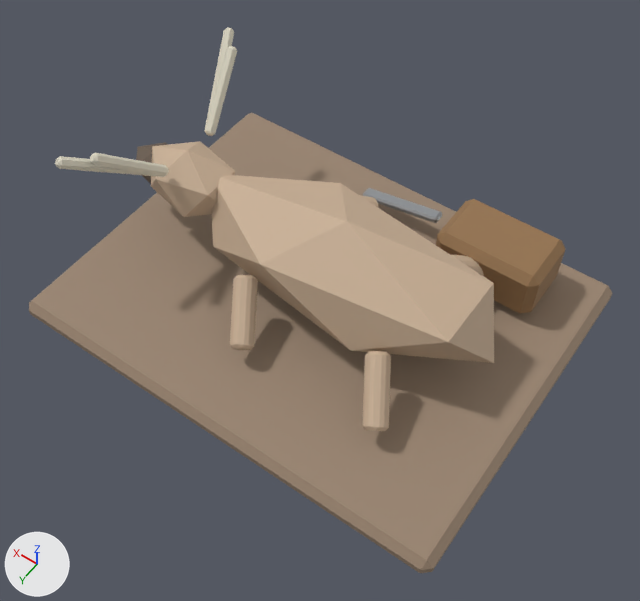
A saved change to the glTF model public/assets/harthmere/glb/gathering_nodes/deer_hunting_trail/deer_hunting_trail.glb.
One viewpoint serves both versions: a 50 mm camera at (-1.8, 2.54, 4.03) aimed at (-0.12, 0.19, 0.34). Arrows for +X, +Y and +Z are at lower left; the lights stay in place. The first picture is the older version. Vertices at exactly the same position are counted once.

The scene before the commit, as lines of its bpy script (objects in view):
```python
me_mesh_0 = bpy.data.meshes.new('Mesh_0')
me_mesh_0.from_pydata(...)  # 388 vertices, 720 faces; spans x 0.0..16383.0, y -12619.0..0.0, z 0.0..6381.0
# faces by material slot: [360, 44, 208, 20, 44, 44]
me_mesh_0.materials.append(mat_deer_hunting_trail_accent)  # beige #c8af95
me_mesh_0.materials.append(mat_deer_hunting_trail_base)  # brown #99846f
me_mesh_0.materials.append(mat_deer_hunting_trail_bone)  # pale yellow #ddd7c4
me_mesh_0.materials.append(mat_deer_hunting_trail_dark)  # brown #665849
me_mesh_0.materials.append(mat_deer_hunting_trail_metal)  # grey #a2a6aa
me_mesh_0.materials.append(mat_deer_hunting_trail_wood)  # brown #95734d
ob_mesh_0 = bpy.data.objects.new('Mesh_0', me_mesh_0)
ob_mesh_0.location = (-1.325, 1.025, 0.0)
ob_mesh_0.scale = (0.000162, 0.000162, 0.000162)
```
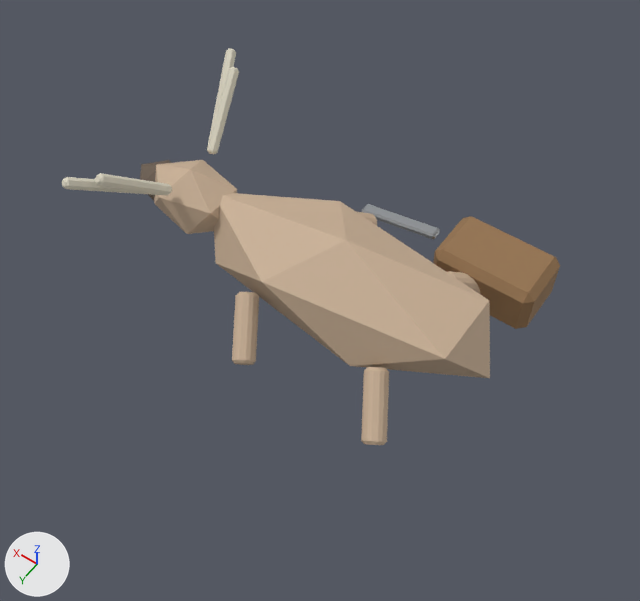
What differs and where, as boxes [x1, y1, x2, y2] in the pictures (640 x 601 px; the box of a moved part takes in the faces that stretch with it):
'Mesh_0', reshaped, moved, rescaled (15% narrower, 27% shorter)
    before: [29, 28, 613, 574]
    after: [62, 48, 560, 445]
part 1 of me_mesh_0, added (beige)
    after: [214, 193, 490, 378]
part 2 of me_mesh_0, added (beige)
    after: [154, 160, 237, 234]
part 3 of me_mesh_0, moved or reshaped
    before: [451, 255, 484, 276]
    after: [447, 271, 480, 294]
part 4 of me_mesh_0, moved or reshaped (mostly hidden)
    before: [360, 195, 379, 208]
    after: [357, 212, 377, 225]
part 5 of me_mesh_0, added
    after: [140, 160, 171, 201]
part 6 of me_mesh_0, added (beige)
    after: [361, 367, 389, 445]
part 7 of me_mesh_0, added (beige)
    after: [232, 292, 259, 365]
part 8 of me_mesh_0, added (pale yellow)
    after: [208, 67, 239, 154]
part 9 of me_mesh_0, added (pale yellow)
    after: [95, 173, 172, 195]
part 10 of me_mesh_0, added (pale yellow)
    after: [207, 48, 236, 155]
part 11 of me_mesh_0, added (pale yellow)
    after: [62, 177, 168, 196]
part 12 of me_mesh_0, added
    after: [362, 204, 440, 239]
part 13 of me_mesh_0, added (brown)
    after: [433, 216, 560, 329]
part 14 of me_mesh_0, deleted (beige)
    before: [362, 351, 391, 431]
part 15 of me_mesh_0, deleted (pale yellow)
    before: [55, 156, 164, 177]
part 16 of me_mesh_0, deleted (pale yellow)
    before: [90, 153, 169, 177]
part 17 of me_mesh_0, deleted
    before: [363, 188, 442, 223]
part 18 of me_mesh_0, deleted
    before: [136, 142, 168, 184]
part 19 of me_mesh_0, deleted
    before: [29, 28, 613, 574]

Patch to the scene script:
```diff
--- a/public/assets/harthmere/glb/gathering_nodes/deer_hunting_trail/deer_hunting_trail.glb.py
+++ b/public/assets/harthmere/glb/gathering_nodes/deer_hunting_trail/deer_hunting_trail.glb.py
@@ me_mesh_0 @@
 # used by ob_mesh_0; location = (-1.325, 1.025, 0.0); scale = (0.000162, 0.000162, 0.000162)
-me_mesh_0.from_pydata(...)  # 388 vertices, 720 faces; spans x 0.0..16383.0, y -12619.0..0.0, z 0.0..6381.0
+me_mesh_0.from_pydata(...)  # 364 vertices, 676 faces; spans x 0.0..16383.0, y -10611.0..0.0, z 0.0..6135.0
+# me_mesh_0 part 1: a new loose piece, an icosphere of 20 faces spanning x 0.0..12423.0, y -7089.0..-2228.0, z 104.0..4549.0, in mat_deer_hunting_trail_accent (beige #c8af95)
+# me_mesh_0 part 2: a new loose piece, an icosphere of 20 faces spanning x 11350.0..15169.0, y -5802.0..-3241.0, z 1191.0..4146.0, in mat_deer_hunting_trail_accent (beige #c8af95)
+# me_mesh_0 part 3: the loose piece of 42 vertices spanning x 3183.0..4878.0, y -10336.0..-8211.0, z 1195.0..2924.0 is multiplied about its middle by the matrix ((1.112, 0.0, 0.0), (0.0, 1.112, 0.0), (0.0, 0.0, 1.112)), then moved by (-1378.0, 1320.0, -728.0)
+# me_mesh_0 part 4: the loose piece of 42 vertices spanning x 8292.0..9987.0, y -10336.0..-8211.0, z 1195.0..2924.0 is multiplied about its middle by the matrix ((1.112, 0.0, 0.0), (0.0, 1.112, 0.0), (0.0, 0.0, 1.112)), then moved by (-808.0, 1320.0, -728.0)
+# me_mesh_0 part 5: a new loose piece, an icosphere of 20 faces spanning x 14241.0..16383.0, y -5639.0..-3952.0, z 1351.0..2891.0, in mat_deer_hunting_trail_dark (brown #665849)
+# me_mesh_0 part 6: a new loose piece of 42 vertices spanning x 1710.0..3594.0, y -2544.0..-183.0, z 371.0..2293.0, in mat_deer_hunting_trail_accent (beige #c8af95)
+# me_mesh_0 part 7: a new loose piece of 42 vertices spanning x 7389.0..9273.0, y -2544.0..-183.0, z 371.0..2293.0, in mat_deer_hunting_trail_accent (beige #c8af95)
+# me_mesh_0 part 8: a new loose piece of 28 vertices spanning x 13206.0..14255.0, y -8505.0..-5813.0, z 3733.0..6117.0, in mat_deer_hunting_trail_bone (pale yellow #ddd7c4)
+# me_mesh_0 part 9: a new loose piece of 28 vertices spanning x 13206.0..14255.0, y -3504.0..-812.0, z 3733.0..6117.0, in mat_deer_hunting_trail_bone (pale yellow #ddd7c4)
+# me_mesh_0 part 10: a new loose piece of 28 vertices spanning x 13231.0..15047.0, y -9317.0..-5814.0, z 3700.0..6135.0, in mat_deer_hunting_trail_bone (pale yellow #ddd7c4)
+# me_mesh_0 part 11: a new loose piece of 28 vertices spanning x 13231.0..15047.0, y -3503.0..0.0, z 3700.0..6135.0, in mat_deer_hunting_trail_bone (pale yellow #ddd7c4)
+# me_mesh_0 part 12: a new loose piece of 24 vertices spanning x 5133.0..8659.0, y -9996.0..-9448.0, z 229.0..1139.0, in mat_deer_hunting_trail_metal (grey #a2a6aa)
+# me_mesh_0 part 13: a new loose piece of 24 vertices spanning x 190.0..4433.0, y -10611.0..-7875.0, z 0.0..2190.0, in mat_deer_hunting_trail_wood (brown #95734d)
+# me_mesh_0 part 14: the loose piece of 42 vertices spanning x 3183.0..4878.0, y -4407.0..-2283.0, z 1195.0..2924.0 is deleted
+# me_mesh_0 part 15: the loose piece of 28 vertices spanning x 13547.0..15181.0, y -5270.0..-2118.0, z 4190.0..6381.0 is deleted
+# me_mesh_0 part 16: the loose piece of 28 vertices spanning x 13525.0..14468.0, y -5270.0..-2849.0, z 4220.0..6364.0 is deleted
+# me_mesh_0 part 17: the loose piece of 24 vertices spanning x 6262.0..9434.0, y -11111.0..-10618.0, z 1068.0..1887.0 is deleted
+# me_mesh_0 part 18: the loose piece of 12 vertices spanning x 14456.0..16383.0, y -7192.0..-5673.0, z 2077.0..3462.0 is deleted
+# me_mesh_0 part 19: 170 vertices removed from x 0.0..16312.0, y -12619.0..0.0, z 0.0..6381.0
 me_mesh_0.materials.append(mat_deer_hunting_trail_accent)
-me_mesh_0.materials.append(mat_deer_hunting_trail_base)  # brown #99846f
 me_mesh_0.materials.append(mat_deer_hunting_trail_bone)
@@ ob_mesh_0 @@
 ob_mesh_0 = bpy.data.objects.new('Mesh_0', me_mesh_0)
-ob_mesh_0.location = (-1.325, 1.025, 0.0)
-ob_mesh_0.scale = (0.000162, 0.000162, 0.000162)
+ob_mesh_0.location = (-1.058, 0.681, 0.0)
+ob_mesh_0.scale = (0.000146, 0.000146, 0.000146)
```
